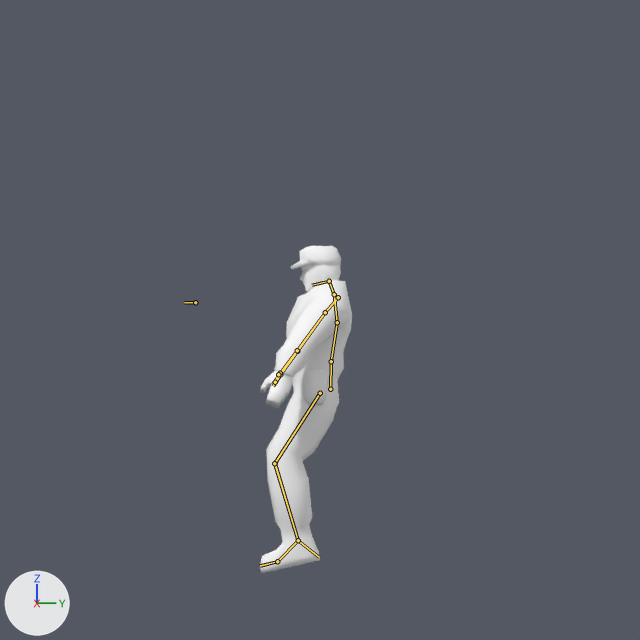
Two versions of the Blender file trunk/data/blender/hero/heroken2.blend, one commit apart.
One viewpoint serves both versions: the file's camera 'Camera'. Every picture has the same lights, and +X, +Y and +Z are marked at lower left. Both versions are drawn at the pose saved in each file; the numbers are the values there. The bones that bend it are drawn over the model as lines.
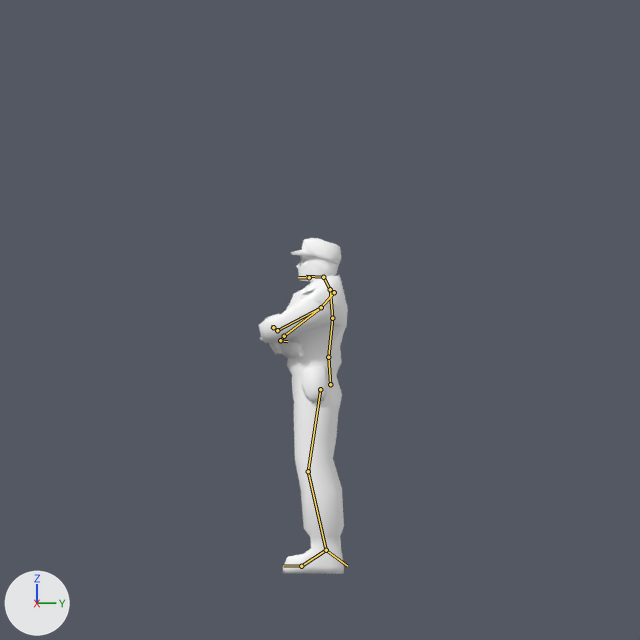
Where the change shows, as pixel boxes [x1, y1, x2, y2] in the pictures (640 x 640 px):
'Cube.019', posed: before [260, 279, 352, 573]; after [259, 275, 348, 574]
'Cube.001', posed: before [290, 246, 341, 291]; after [290, 238, 342, 282]
bone 'Hip', root to tip: before (330, 389) to (331, 361); after (330, 384) to (328, 357)
bone 'Rower Back', root to tip: before (331, 361) to (337, 322); after (328, 357) to (332, 318)
bone 'Upper Back', root to tip: before (337, 322) to (334, 294); after (332, 318) to (330, 289)
bone 'Neck', root to tip: before (334, 294) to (329, 281); after (330, 289) to (323, 277)
bone 'Head', root to tip: before (329, 281) to (312, 285); after (323, 277) to (306, 276)
bone 'Upper Arm.R', root to tip: before (325, 312) to (297, 351); after (321, 307) to (284, 336)
bone 'Forearm.R', root to tip: before (297, 351) to (280, 374); after (284, 336) to (280, 340)
bone 'Hand.R', root to tip: before (280, 374) to (273, 386); after (280, 340) to (287, 341)
bone 'Upper Arm.L', root to tip: before (325, 312) to (297, 350); after (321, 307) to (277, 330)
bone 'Forearm.L', root to tip: before (297, 350) to (280, 373); after (277, 330) to (273, 327)
bone 'Hand.L', root to tip: before (280, 373) to (272, 384); after (273, 327) to (271, 326)
bone 'Upper Leg.R', root to tip: before (320, 393) to (275, 463); after (320, 389) to (308, 471)
bone 'Foot.R', root to tip: before (298, 540) to (277, 561); after (326, 550) to (301, 566)
bone 'Upper Leg.L', root to tip: before (320, 393) to (274, 463); after (320, 389) to (308, 471)
bone 'Foot.L', root to tip: before (298, 540) to (277, 561); after (326, 550) to (301, 566)
bone 'IK_Forearm.L', root to tip: before (278, 374) to (278, 376); after (273, 327) to (273, 329)
bone 'IK_Forearm.R', root to tip: before (275, 382) to (275, 384); after (280, 340) to (280, 342)
bone 'IK_Lower Leg.R', root to tip: before (298, 540) to (319, 557); after (326, 550) to (347, 566)
bone 'IK_Lower Leg.L', root to tip: before (298, 540) to (319, 557); after (326, 550) to (347, 566)

What changed in the scene script:
```text
Change bone_hip:
    where bone_hip = bpy.data.objects['Armature.Hero'].pose.bones['Hip']
    bone_hip.location: (0.056, -0.062, 0.005) -> (0.0, 0.0, 0.0)
    bone_hip.rotation_quaternion: (0.999, -0.051, 0.0, 0.0) -> (1.0, 0.0, 0.0, 0.0)  # degrees (-6, 0, 0) -> degrees (0, 0, 0)
Change bone_rower_back:
    where bone_rower_back = bpy.data.objects['Armature.Hero'].pose.bones['Rower Back']  # child of 'Hip'
    bone_rower_back.rotation_quaternion: (0.997, 0.081, 0.0, 0.0) -> (0.999, 0.052, 0.0, 0.0)  # degrees (9, 0, 0) -> degrees (6, 0, 0)
Change bone_upper_back:
    where bone_upper_back = bpy.data.objects['Armature.Hero'].pose.bones['Upper Back']  # child of 'Rower Back'
    bone_upper_back.rotation_quaternion: (1.0, 0.027, 0.0, 0.0) -> (1.0, 0.0, 0.0, 0.0)  # degrees (3, 0, 0) -> degrees (0, 0, 0)
Change bone_neck:
    where bone_neck = bpy.data.objects['Armature.Hero'].pose.bones['Neck']  # child of 'Upper Back'
    bone_neck.rotation_quaternion: (0.991, -0.135, 0.008, 0.016) -> (0.997, -0.08, 0.0, 0.0)  # degrees (-16, 1, 2) -> degrees (-9, 0, 0)
Change bone_head:
    where bone_head = bpy.data.objects['Armature.Hero'].pose.bones['Head']  # child of 'Neck'
    bone_head.rotation_quaternion: (0.981, -0.195, -0.001, -0.007) -> (1.0, 0.0, 0.0, 0.0)  # degrees (-22, 0, -1) -> degrees (0, 0, 0)
Change bone_upper_arm_r:
    where bone_upper_arm_r = bpy.data.objects['Armature.Hero'].pose.bones['Upper Arm.R']  # child of 'Shoulder.R'
    bone_upper_arm_r.rotation_quaternion: (0.456, -0.251, -0.477, -0.708) -> (1.0, 0.0, 0.0, 0.0)  # degrees (47, -52, -138) -> degrees (0, 0, 0)
Change bone_forearm_r:
    where bone_forearm_r = bpy.data.objects['Armature.Hero'].pose.bones['Forearm.R']  # child of 'Upper Arm.R'
    bone_forearm_r.rotation_quaternion: (0.991, -0.113, -0.057, 0.04) -> (0.987, -0.126, 0.074, -0.066)  # degrees (-13, -6, 5) -> degrees (-15, 7, -9)
Change bone_hand_r:
    where bone_hand_r = bpy.data.objects['Armature.Hero'].pose.bones['Hand.R']  # child of 'Forearm.R'
    bone_hand_r.rotation_quaternion: (0.959, 0.234, -0.032, -0.153) -> (0.973, -0.225, -0.021, 0.045)  # degrees (27, 1, -18) -> degrees (-26, -1, 6)
Change bone_upper_arm_l:
    where bone_upper_arm_l = bpy.data.objects['Armature.Hero'].pose.bones['Upper Arm.L']  # child of 'Shoulder.L'
    bone_upper_arm_l.rotation_quaternion: (0.487, -0.234, 0.506, 0.672) -> (1.0, 0.0, 0.0, 0.0)  # degrees (50, 54, 135) -> degrees (0, 0, 0)
Change bone_forearm_l:
    where bone_forearm_l = bpy.data.objects['Armature.Hero'].pose.bones['Forearm.L']  # child of 'Upper Arm.L'
    bone_forearm_l.rotation_quaternion: (0.993, -0.106, -0.002, -0.054) -> (1.0, 0.0, 0.0, 0.0)  # degrees (-12, -1, -6) -> degrees (0, 0, 0)
Change bone_hand_l:
    where bone_hand_l = bpy.data.objects['Armature.Hero'].pose.bones['Hand.L']  # child of 'Forearm.L'
    bone_hand_l.rotation_quaternion: (0.961, 0.211, 0.034, 0.174) -> (0.978, -0.013, -0.206, 0.014)  # degrees (25, 0, 20) -> degrees (-2, -24, 2)
Change bone_upper_leg_r:
    where bone_upper_leg_r = bpy.data.objects['Armature.Hero'].pose.bones['Upper Leg.R']  # child of 'Hip'
    bone_upper_leg_r.rotation_quaternion: (0.981, -0.038, -0.19, -0.021) -> (1.0, 0.0, 0.0, 0.0)  # degrees (-4, -22, -2) -> degrees (0, 0, 0)
Change bone_foot_r:
    where bone_foot_r = bpy.data.objects['Armature.Hero'].pose.bones['Foot.R']  # child of 'Lower Leg.R'
    bone_foot_r.rotation_quaternion: (0.982, 0.045, 0.06, 0.173) -> (0.999, -0.026, -0.031, 0.02)  # degrees (6, 6, 20) -> degrees (-3, -4, 2)
Change bone_upper_leg_l:
    where bone_upper_leg_l = bpy.data.objects['Armature.Hero'].pose.bones['Upper Leg.L']  # child of 'Hip'
    bone_upper_leg_l.rotation_quaternion: (0.981, -0.038, 0.19, 0.021) -> (1.0, 0.0, 0.0, 0.0)  # degrees (-4, 22, 2) -> degrees (0, 0, 0)
Change bone_foot_l:
    where bone_foot_l = bpy.data.objects['Armature.Hero'].pose.bones['Foot.L']  # child of 'Lower Leg.L'
    bone_foot_l.rotation_quaternion: (0.981, 0.045, -0.064, -0.179) -> (0.999, -0.026, 0.031, -0.02)  # degrees (6, -6, -21) -> degrees (-3, 4, -2)
Change bone_ik_forearm_l:
    where bone_ik_forearm_l = bpy.data.objects['Armature.Hero'].pose.bones['IK_Forearm.L']
    bone_ik_forearm_l.location: (-0.584, -0.957, 0.627) -> (-1.47, -0.426, 0.697)
Change bone_ik_forearm_r:
    where bone_ik_forearm_r = bpy.data.objects['Armature.Hero'].pose.bones['IK_Forearm.R']
    bone_ik_forearm_r.location: (0.693, -1.073, 0.678) -> (1.622, -0.623, 0.6)
Change bone_ik_lower_leg_r:
    where bone_ik_lower_leg_r = bpy.data.objects['Armature.Hero'].pose.bones['IK_Lower Leg.R']
    bone_ik_lower_leg_r.location: (0.265, -0.383, -0.128) -> (0.2, 0.0, 0.0)
Change bone_ik_lower_leg_l:
    where bone_ik_lower_leg_l = bpy.data.objects['Armature.Hero'].pose.bones['IK_Lower Leg.L']
    bone_ik_lower_leg_l.location: (-0.265, -0.383, -0.128) -> (-0.2, 0.0, 0.0)
```
